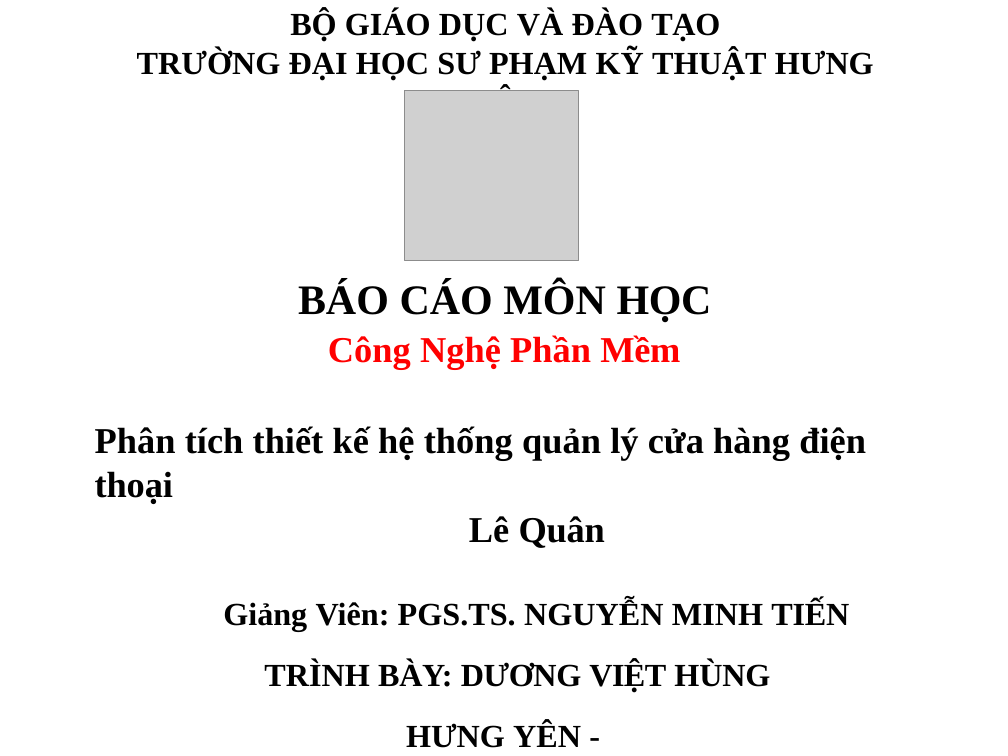
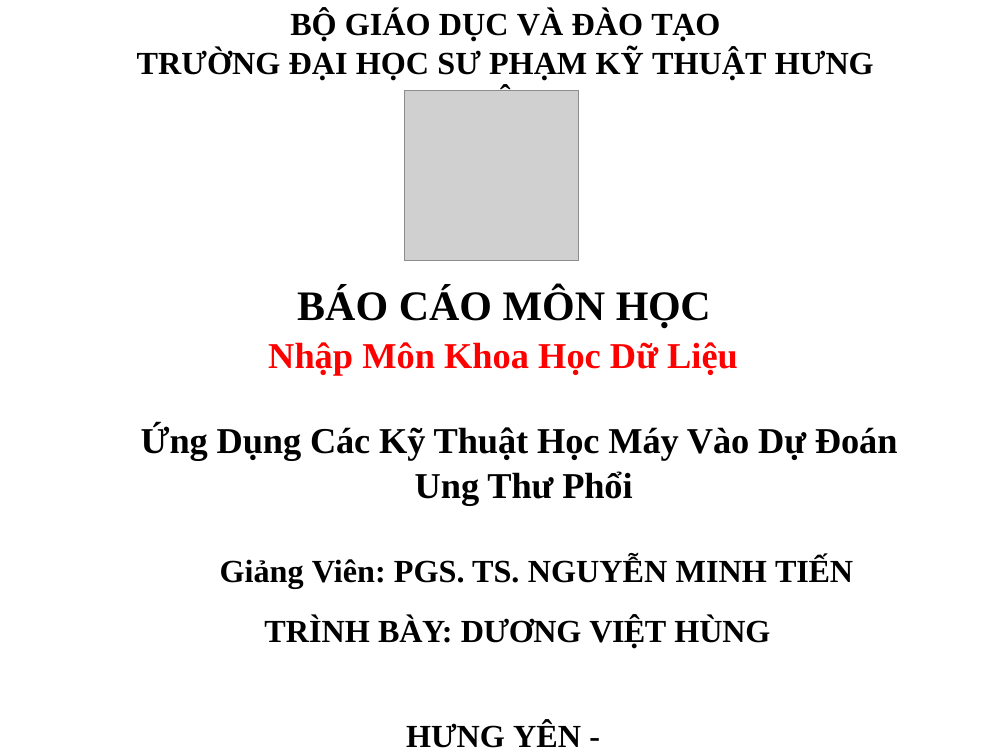
Before and after one commit to VietHung3004/Project_2, a slide deck: slide 1 of cnpm pdf.pptx. Drawn at 1008x756 pixels with LibreOffice and Linux fonts; fonts in the diff are those of the drawing; grey boxes stand for pictures; background and template pictures are left out. Boxes give left, top, right and bottom in pixels: in the first picture for what was removed or moved away, otherwise in the second. Text is boxed around its words. In the diff, an @@ line names an element or a change of style, - is before the commit and + after.

```diff
--- a/cnpm pdf.pptx
+++ b/cnpm pdf.pptx
@@ title "BÁO CÁO MÔN HỌC" moved from (x1=298, y1=281, x2=712, y2=369) to (x1=268, y1=288, x2=738, y2=375) @@
@@ title at (x1=268, y1=342, x2=738, y2=375): text changed @@
-Công Nghệ Phần Mềm
+Nhập Môn Khoa Học Dữ Liệu
@@ text at (x1=141, y1=425, x2=898, y2=588): text changed @@
-Phân tích thiết kế hệ thống quản lý cửa hàng điện thoại
-Lê Quân
-Giảng Viên: PGS.TS. NGUYỄN MINH TIẾN
+Ứng Dụng Các Kỹ Thuật Học Máy Vào Dự Đoán
+Ung Thư Phổi
+Giảng Viên: PGS. TS. NGUYỄN MINH TIẾN
```
Also in this commit, not shown: 14 other slides changed, 11 slides added, 3 slides removed, 1 other file.
